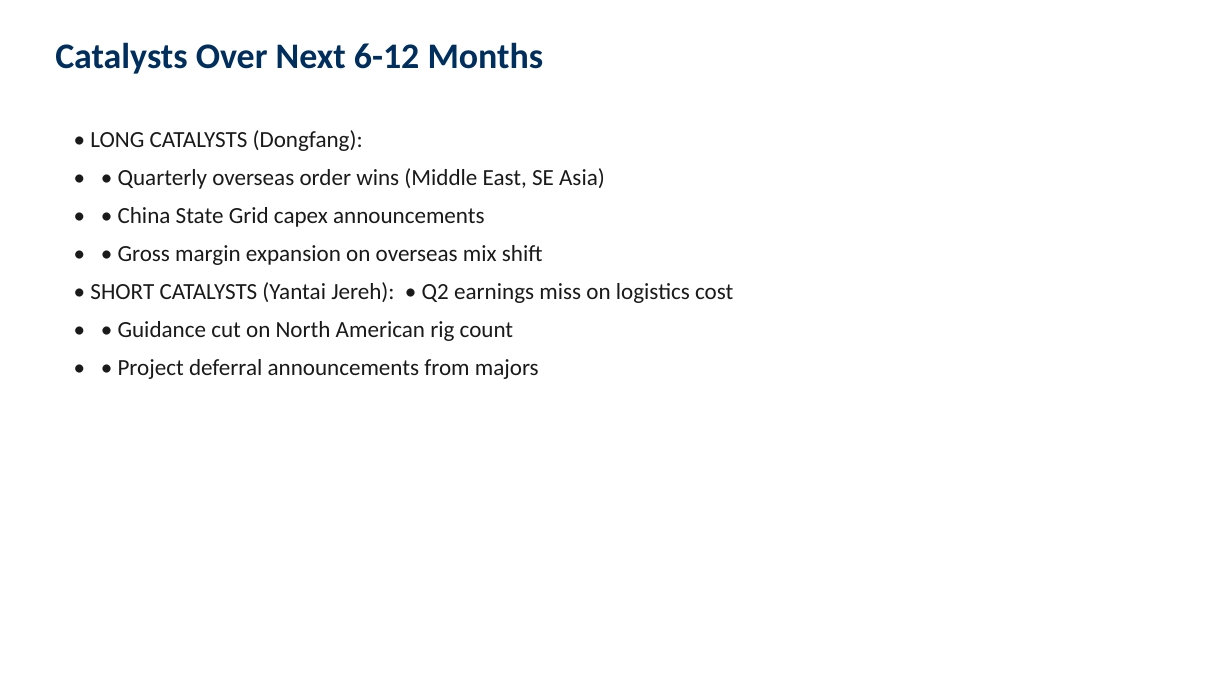
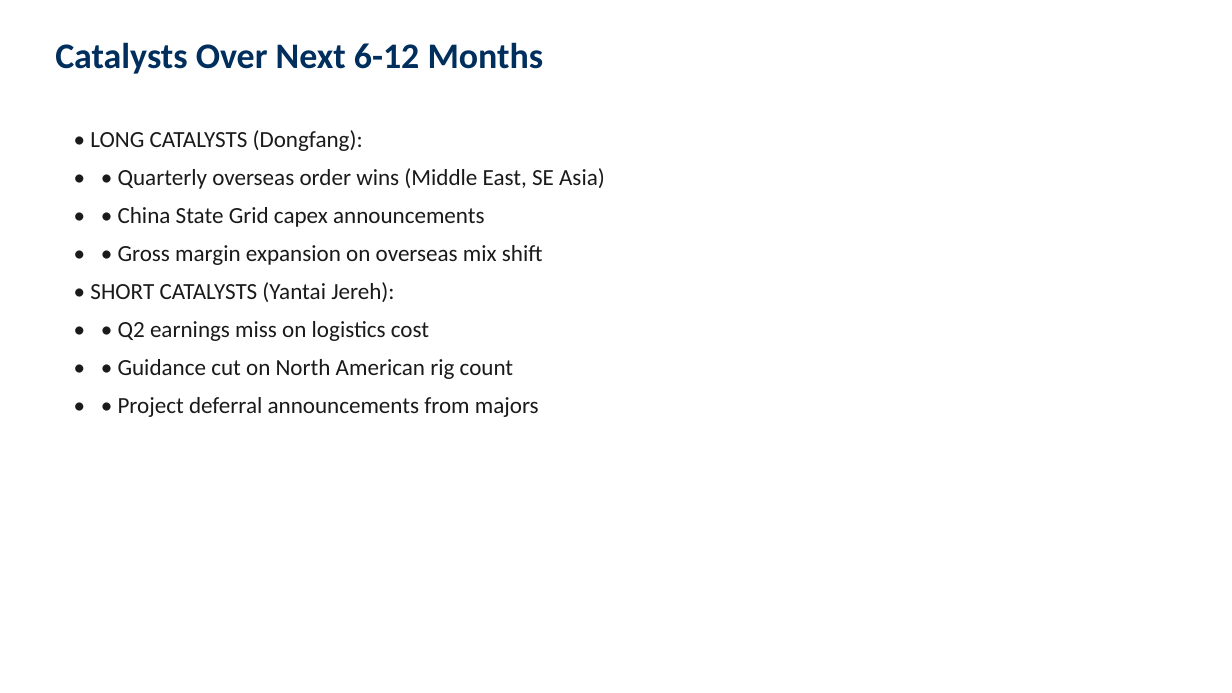
Before and after one commit to skumyol/ubs, a slide deck: slide 16 of deck/UBS_Pitch_Deck_AUTO.pptx (slide 19 before the commit). Drawn at 1232x693 pixels with LibreOffice and Linux fonts; fonts in the diff are those of the drawing. Boxes give left, top, right and bottom in pixels: in the first picture for what was removed or moved away, otherwise in the second. Text is boxed around its words. In the diff, an @@ line names an element or a change of style, - is before the commit and + after.

```diff
--- a/deck/UBS_Pitch_Deck_AUTO.pptx
+++ b/deck/UBS_Pitch_Deck_AUTO.pptx
@@ text at bbox=[90, 282, 429, 341]: text changed @@
-• SHORT CATALYSTS (Yantai Jereh): • Q2 earnings miss on logistics cost
+• SHORT CATALYSTS (Yantai Jereh):
+• • Q2 earnings miss on logistics cost
```
Also in this commit, not shown: 12 other slides changed, 2 slides added, 7 slides removed, 33 other files.
